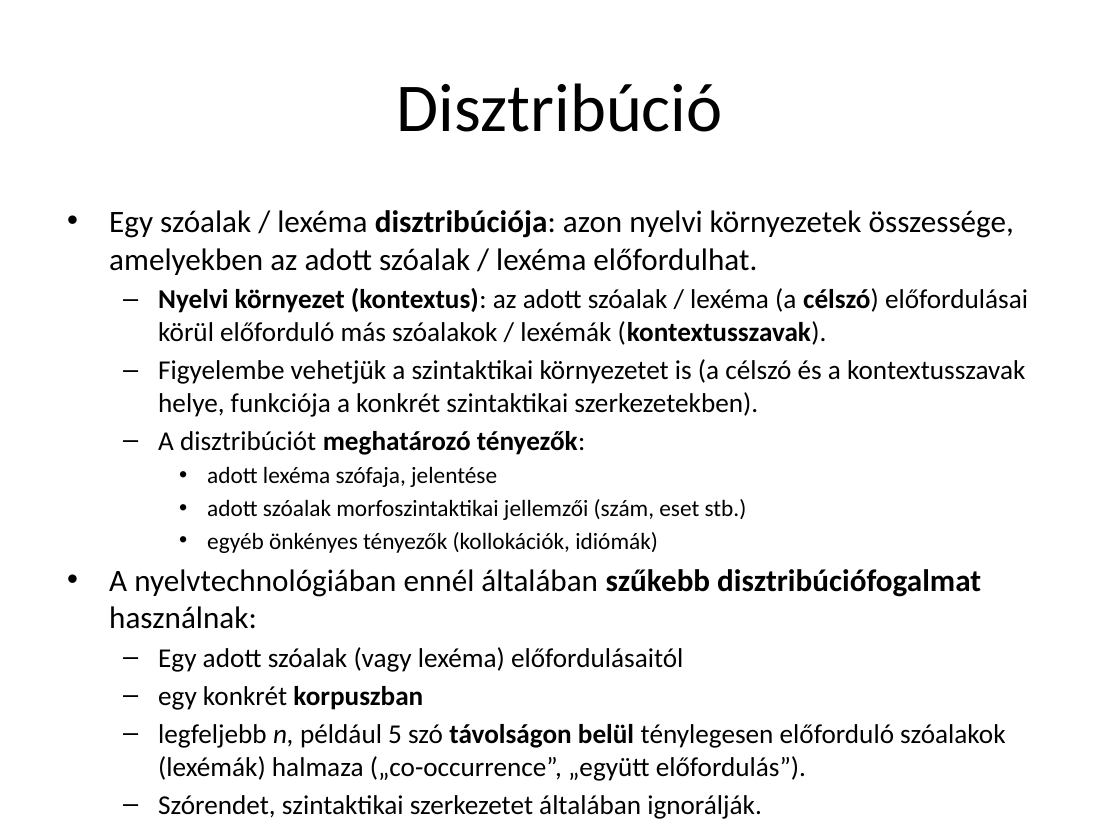
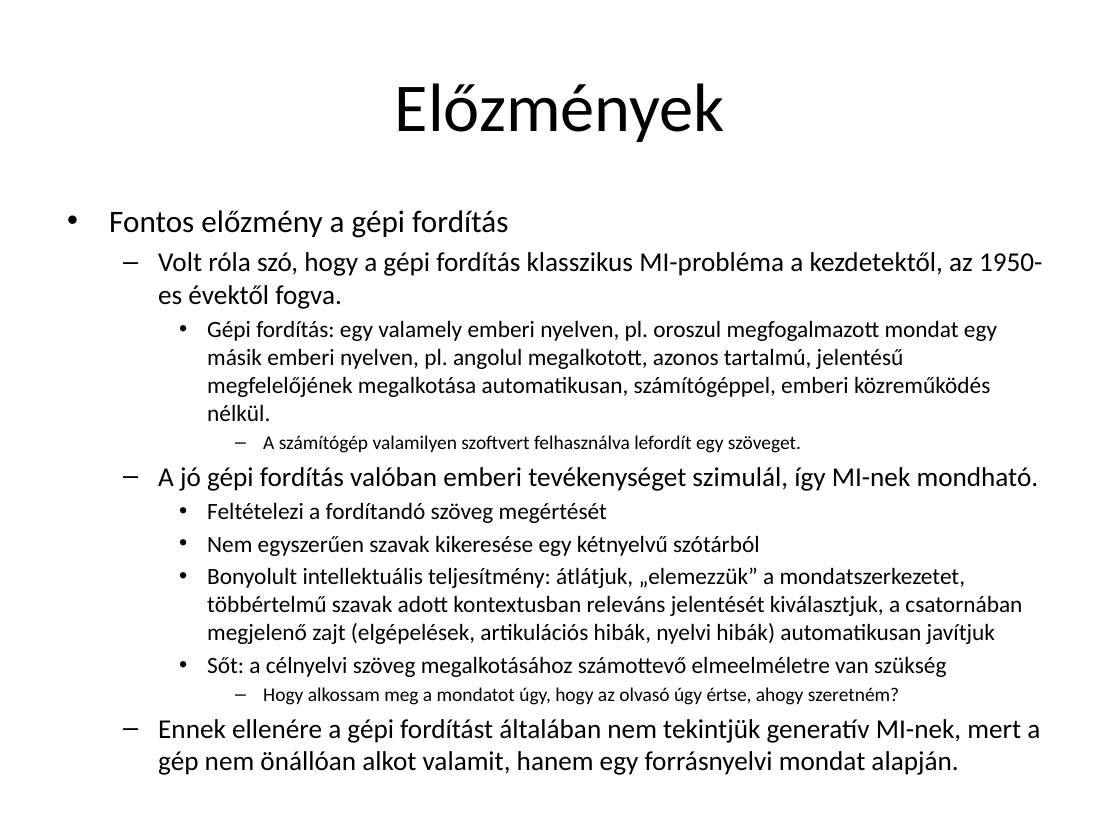
Before and after one commit to Clinical-Bioinformatics-Debrecen/nlp_magyar_2025, a slide deck: slide 4 of 6.pptx (slide 3 before the commit). Drawn at 1120x840 pixels with LibreOffice and Linux fonts; fonts in the diff are those of the drawing. Boxes give left, top, right and bottom in pixels: in the first picture for what was removed or moved away, otherwise in the second. Text is boxed around its words. In the diff, an @@ line names an element or a change of style, - is before the commit and + after.

```diff
--- a/6.pptx
+++ b/6.pptx
@@ title at [395,83,725,142]: text changed @@
-Disztribúció
+Előzmények
@@ text at [109,210,1042,743]: text changed; size 17.5 to 15 pt @@
-• Egy szóalak / lexéma disztribúciója: azon nyelvi környezetek összessége, amelyekben az adott szóalak / lexéma előfordulhat.
-  – Nyelvi környezet (kontextus): az adott szóalak / lexéma (a célszó) előfordulásai körül előforduló más szóalakok / lexémák (kontextusszavak).
-  – Figyelembe vehetjük a szintaktikai környezetet is (a célszó és a kontextusszavak helye, funkciója a konkrét szintaktikai szerkezetekben).
-  – A disztribúciót meghatározó tényezők:
-    • adott lexéma szófaja, jelentése
-    • adott szóalak morfoszintaktikai jellemzői (szám, eset stb.)
-    • egyéb önkényes tényezők (kollokációk, idiómák)
-• A nyelvtechnológiában ennél általában szűkebb disztribúciófogalmat használnak:
-  – Egy adott szóalak (vagy lexéma) előfordulásaitól
-  – egy konkrét korpuszban
-  – legfeljebb n, például 5 szó távolságon belül ténylegesen előforduló szóalakok (lexémák) halmaza („co-occurrence”, „együtt előfordulás”).
-  – Szórendet, szintaktikai szerkezetet általában ignorálják.
+• Fontos előzmény a gépi fordítás
+  – Volt róla szó, hogy a gépi fordítás klasszikus MI-probléma a kezdetektől, az 1950-es évektől fogva.
+    • Gépi fordítás: egy valamely emberi nyelven, pl. oroszul megfogalmazott mondat egy másik emberi nyelven, pl. angolul megalkotott, azonos tartalmú, jelentésű megfelelőjének megalkotása automatikusan, számítógéppel, emberi közreműködés nélkül.
+      – A számítógép valamilyen szoftvert felhasználva lefordít egy szöveget.
+  – A jó gépi fordítás valóban emberi tevékenységet szimulál, így MI-nek mondható.
+    • Feltételezi a fordítandó szöveg megértését
+    • Nem egyszerűen szavak kikeresése egy kétnyelvű szótárból
+    • Bonyolult intellektuális teljesítmény: átlátjuk, „elemezzük” a mondatszerkezetet, többértelmű szavak adott kontextusban releváns jelentését kiválasztjuk, a csatornában megjelenő zajt (elgépelések, artikulációs hibák, nyelvi hibák) automatikusan javítjuk
+    • Sőt: a célnyelvi szöveg megalkotásához számottevő elmeelméletre van szükség
+      – Hogy alkossam meg a mondatot úgy, hogy az olvasó úgy értse, ahogy szeretném?
+  – Ennek ellenére a gépi fordítást általában nem tekintjük generatív MI-nek, mert a gép nem önállóan alkot valamit, hanem egy forrásnyelvi mondat alapján.
```
Also in this commit, not shown: 11 other slides changed, 17 slides added, 10 slides removed, 1 other file.
